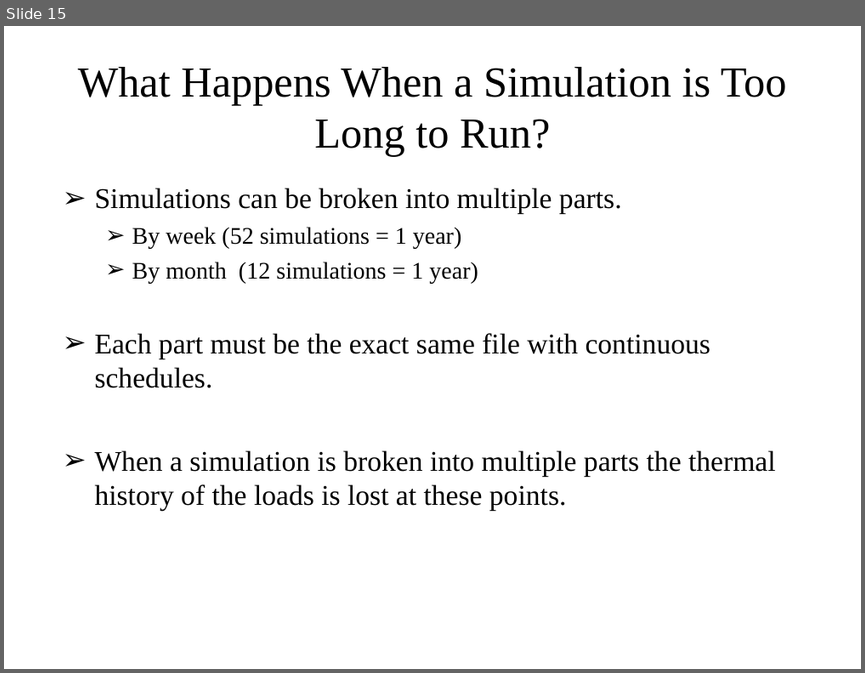
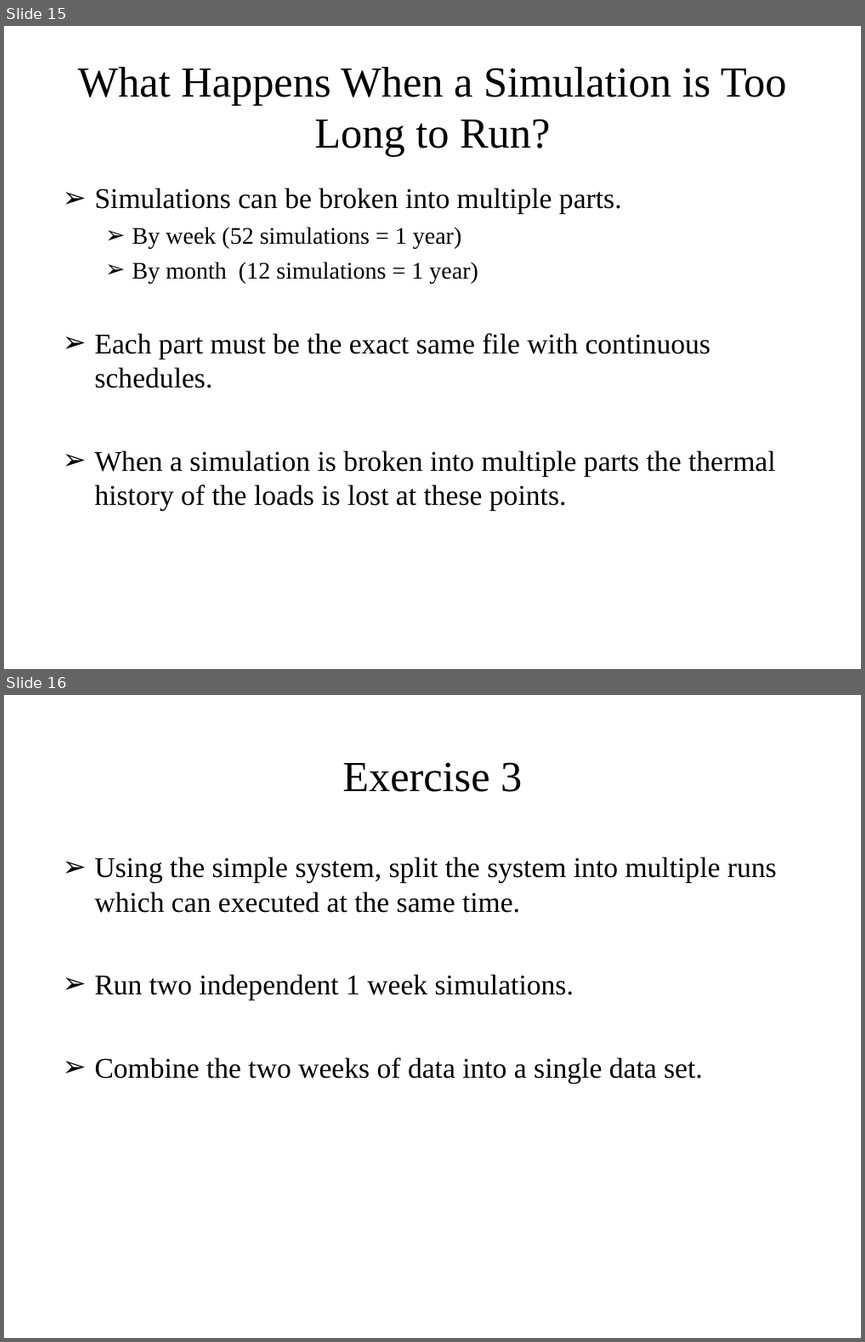
Before and after one commit to gridlab-d/course, a slide deck: Distribution_Analysis_Course/1.0 - Anual_Analysis.ppt. Shown one above the other, each under a label of ours: slide 15 before the commit, slides 15 and 16 after it. The pictures are 865x673 and 865x1342 pixels, drawn with LibreOffice and Linux fonts; fonts in the diff are those of the drawing. Boxes give left, top, right and bottom in pixels: in the first picture for what was removed or moved away, otherwise in the second. Text is boxed around its words. In the diff, an @@ line names an element or a change of style, - is before the commit and + after.

```diff
--- a/Distribution_Analysis_Course/1.0 - Anual_Analysis.ppt
+++ b/Distribution_Analysis_Course/1.0 - Anual_Analysis.ppt
@@ slide 16 added at [4,695,861,1338], background #FFFFFF @@
@@ title added at [342,762,522,792], 36 pt, text #000000 @@
+Exercise 3
@@ text added at [95,857,777,1083], 24 pt, text #000000 @@
+➢ Using the simple system, split the system into multiple runs which can executed at the same time.
+➢ Run two independent 1 week simulations.
+➢ Combine the two weeks of data into a single data set.
```
